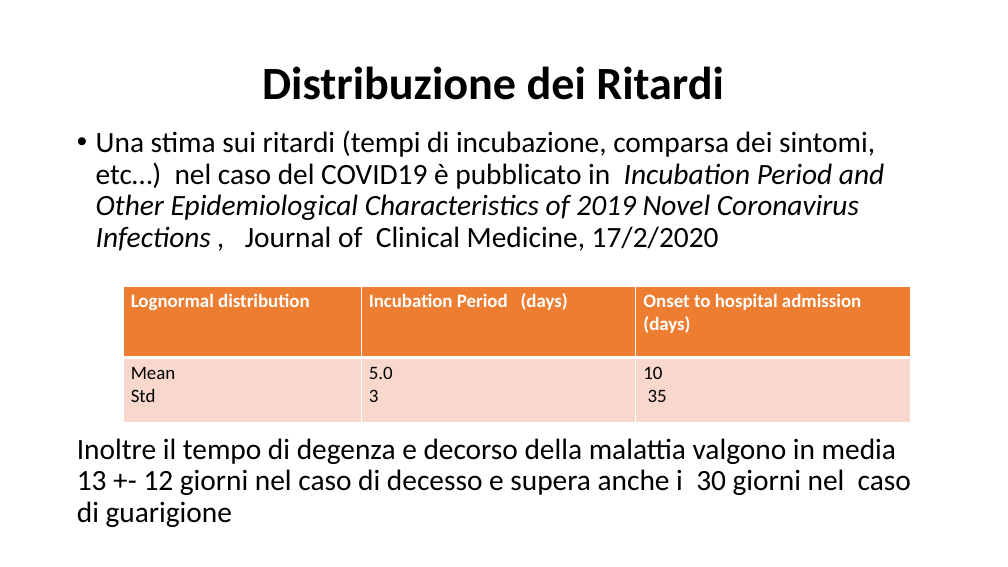
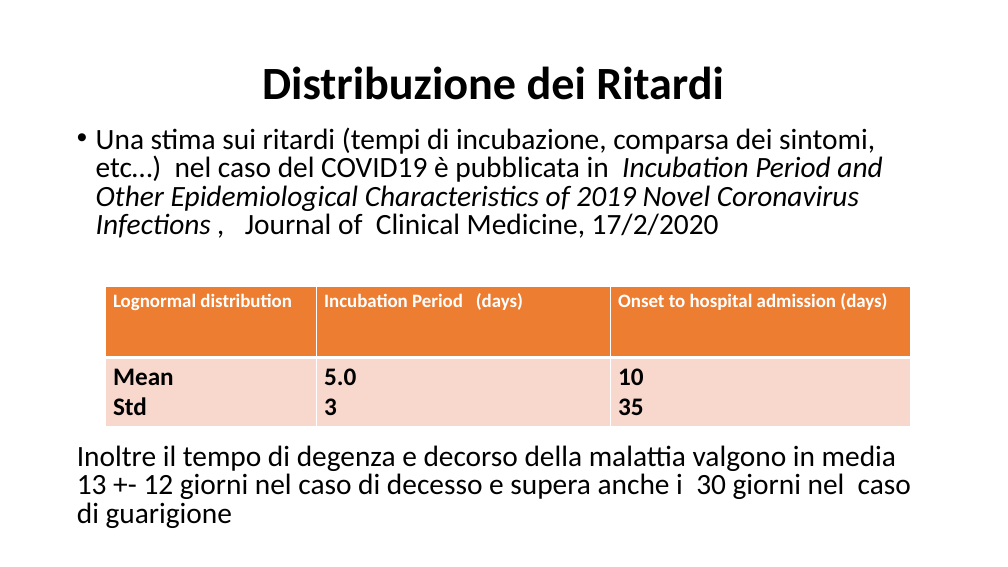
Before and after one commit to marcomonte94/Montecarlo, a slide deck: slide 36 of Slide Corso Metodi Montecarlo.pptx (slide 35 before the commit). Drawn at 1008x567 pixels with LibreOffice and Linux fonts; fonts in the diff are those of the drawing. Boxes give left, top, right and bottom in pixels: in the first picture for what was removed or moved away, otherwise in the second. Text is boxed around its words. In the diff, an @@ line names an element or a change of style, - is before the commit and + after.

```diff
--- a/Slide Corso Metodi Montecarlo.pptx
+++ b/Slide Corso Metodi Montecarlo.pptx
@@ text at bbox=[96, 127, 882, 238]: text changed @@
-• Una stima sui ritardi (tempi di incubazione, comparsa dei sintomi, etc…) nel caso del COVID19 è pubblicato in Incubation Period and Other Epidemiological Characteristics of 2019 Novel Coronavirus Infections , Journal of Clinical Medicine, 17/2/2020
+• Una stima sui ritardi (tempi di incubazione, comparsa dei sintomi, etc…) nel caso del COVID19 è pubblicata in Incubation Period and Other Epidemiological Characteristics of 2019 Novel Coronavirus Infections , Journal of Clinical Medicine, 17/2/2020
@@ table at bbox=[106, 286, 911, 425] @@
@@ size 18 to 24 pt, bold on in "Mean", "Std", "5.0", "3" and 2 more places @@
@@ table: place and size @@
-table at bbox=[123, 286, 910, 422]
+table at bbox=[106, 286, 911, 425]
@@ text at bbox=[77, 445, 911, 528]: line spacing 0.9 to 0.8 @@
```
Also in this commit, not shown: 18 other slides changed, 16 slides added, 2 slides removed, 3 other files.
